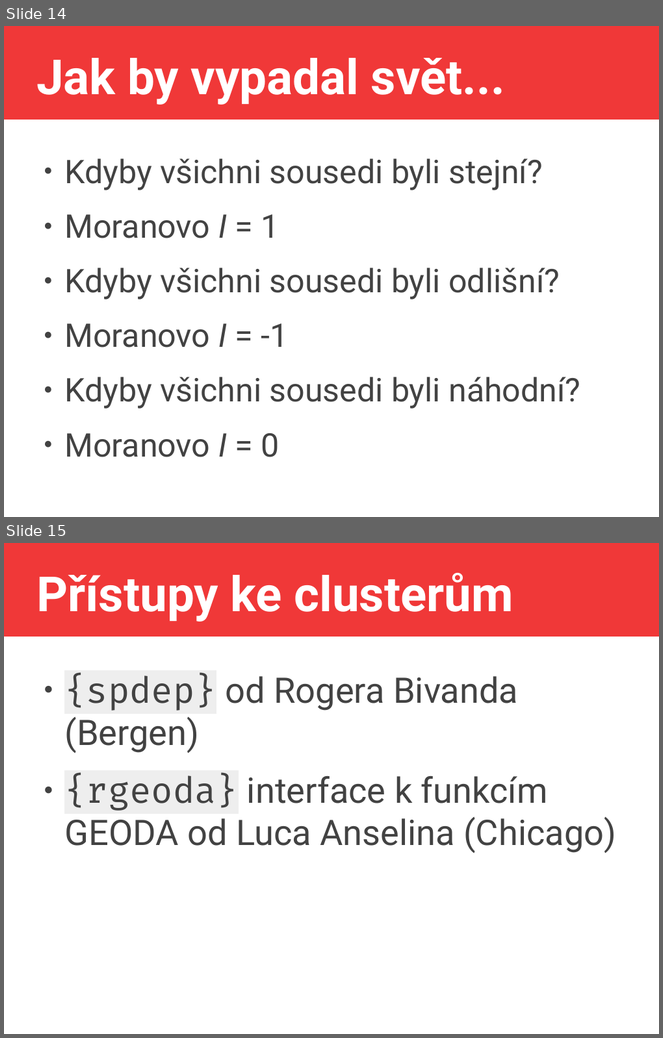
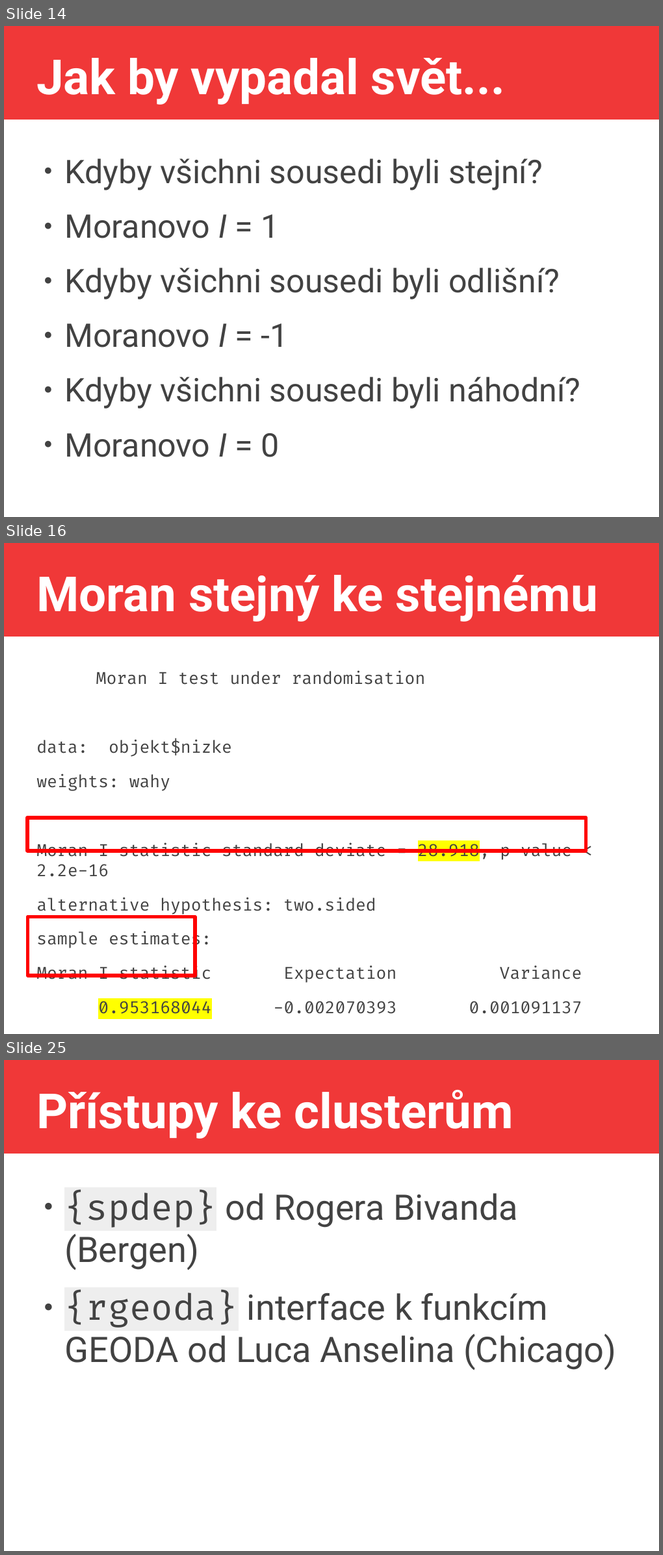
Before and after one commit to jlacko/4EK418, a slide deck: prez/7 - pokročilá statistika.odp. Shown one above the other, each under a label of ours: slides 14 and 15 before the commit, slides 14, 16 and 25 after it; the slides between them are not shown. The pictures are 663x1038 and 663x1555 pixels, drawn with LibreOffice and Linux fonts; fonts in the diff are those of the drawing. Boxes give left, top, right and bottom in pixels: in the first picture for what was removed or moved away, otherwise in the second. Text is boxed around its words. In the diff, an @@ line names an element or a change of style, - is before the commit and + after.

Commit message:
prezka s víc moranama

```diff
--- a/prez/7 - pokročilá statistika.odp
+++ b/prez/7 - pokročilá statistika.odp
@@ slide 16 added at (x1=4, y1=543, x2=659, y2=1034), background #FFFFFF; not listed: 1 template element that a slide beside it also shows @@
@@ title added at (x1=36, y1=575, x2=598, y2=622), 58.7 pt, text #FFFFFF, bold @@
+Moran stejný ke stejnému
@@ text added at (x1=36, y1=671, x2=582, y2=1014), 20.3 pt, text #424242 @@
+Moran I test under randomisation
+data: objekt$nizke
+weights: wahy
+Moran I statistic standard deviate = 28.918, p-value < 2.2e-16
+alternative hypothesis: two.sided
+sample estimates:
+Moran I statistic Expectation Variance
+0.953168044 -0.002070393 0.001091137
@@ rectangle added at (x1=27, y1=818, x2=586, y2=851), outline #FF0000 4.51 pt @@
@@ rectangle added at (x1=28, y1=917, x2=196, y2=976), outline #FF0000 4.51 pt @@
@@ what was slide 15 is now slide 25 @@
```
Also in this commit, not shown: 9 other slides added, 2 other files.
